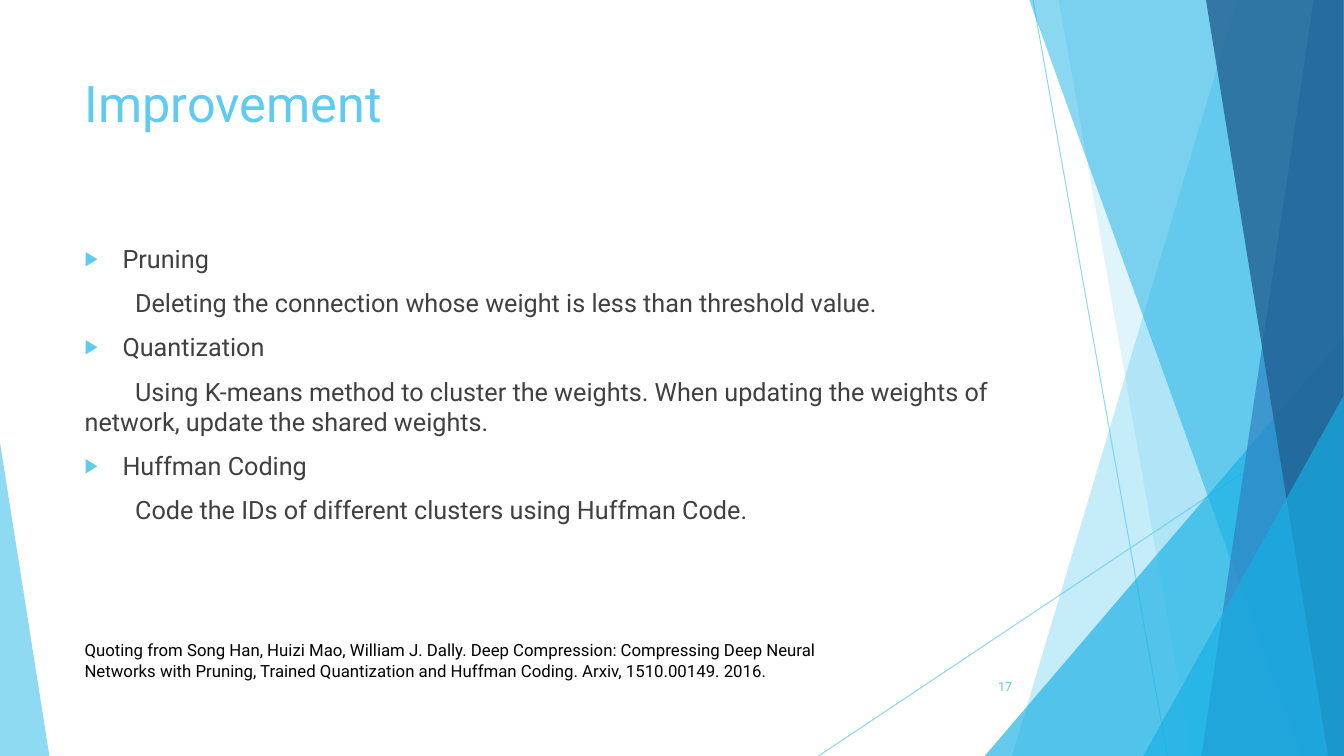
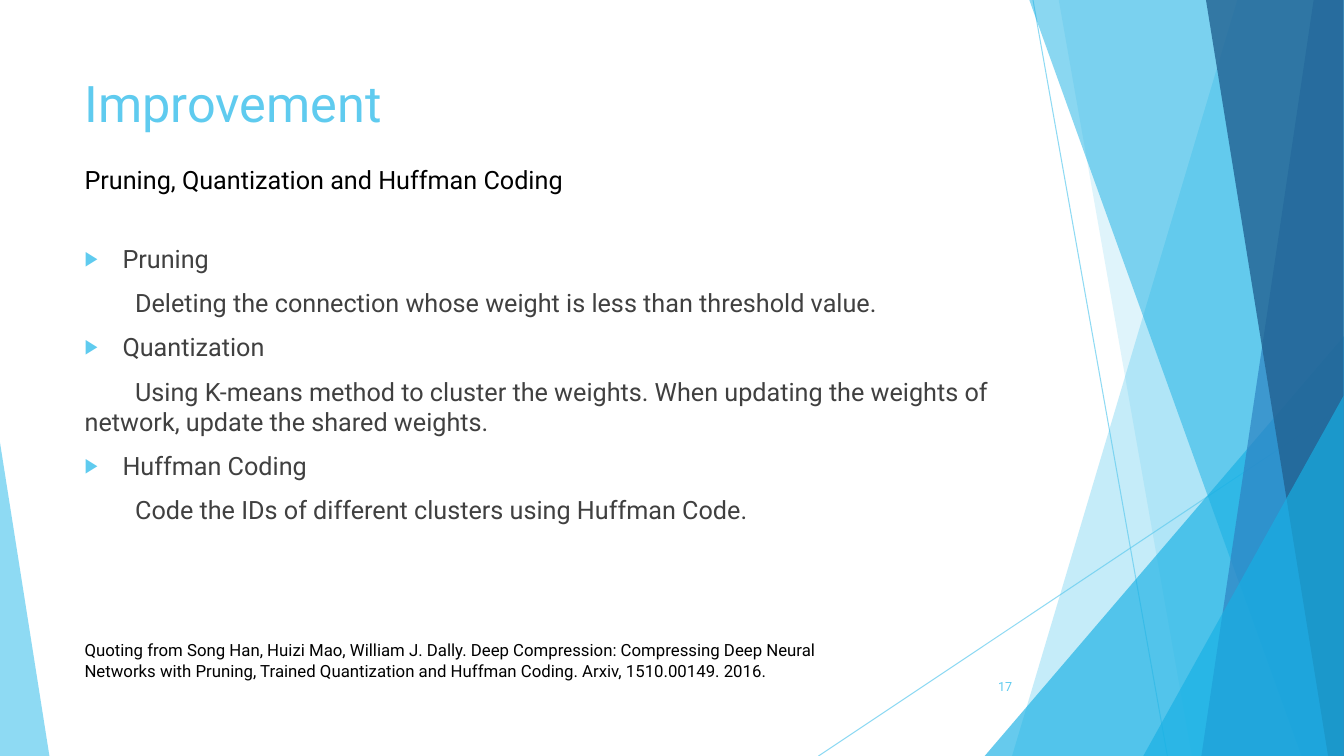
Before and after one commit to wkcn/CaffeSVD, a slide deck: slide 17 of slide.pptx. Drawn at 1344x756 pixels with LibreOffice and Linux fonts; fonts in the diff are those of the drawing. Boxes give left, top, right and bottom in pixels: in the first picture for what was removed or moved away, otherwise in the second. Text is boxed around its words. In the diff, an @@ line names an element or a change of style, - is before the commit and + after.

```diff
--- a/slide.pptx
+++ b/slide.pptx
@@ text added at box(85, 170, 563, 195), 18 pt, text #000000 @@
+Pruning, Quantization and Huffman Coding
```
Also in this commit, not shown: 11 other slides changed, 17 other files.
